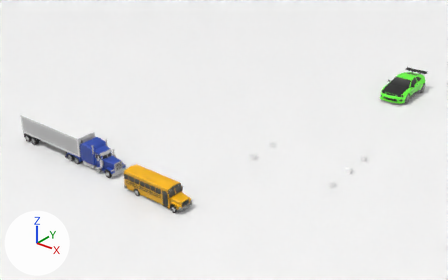
One commit to the FBX model Unity/Assets/Resources/Meshs/ChangJing/changjing1_2.fbx: the scene before it, then after it.
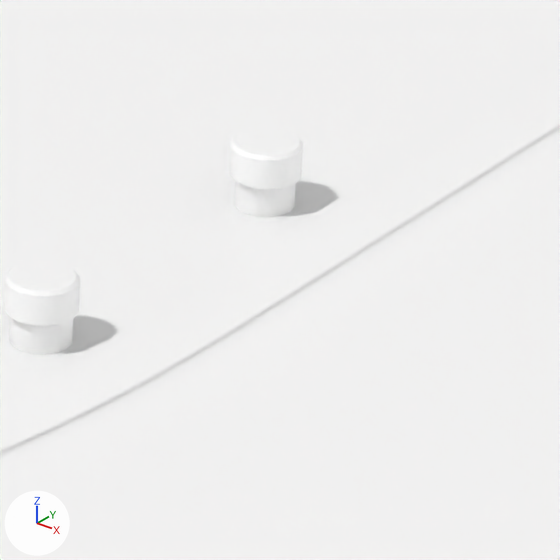
The first picture shows the older version from a 50 mm lens placed at (48.4, -56.0, 50.1), pointed at (-21.0, 30.9, -3.7). The close-ups show both versions on the part from 56% to 66% of the width and 46% to 63% of the height of that picture; other places that the commit changed are outside them. The axes (+X, +Y, +Z) are drawn at lower left. The lights are the same throughout. Where no turn or scale is listed for an object, it has been applied to the vertices.

In view in the first close-up: 'changjing1_2', 'zhuangzi45', 'zhuangzi46'.
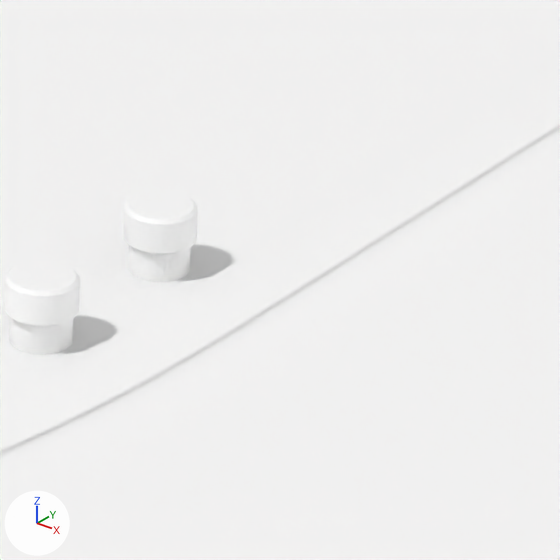
Boxes [x1, y1, x2, y2] around the edits, measured in the close-ups (560 x 560 px):
'zhuangzi46', moved: before [229, 127, 303, 217]; after [123, 190, 198, 282]

The edits, one by one:
Object 'zhuangzi46' (ob_zhuangzi46) moves from (-7.77, 28.04, 0.53) to (-7.77, 25.26, 0.53).
